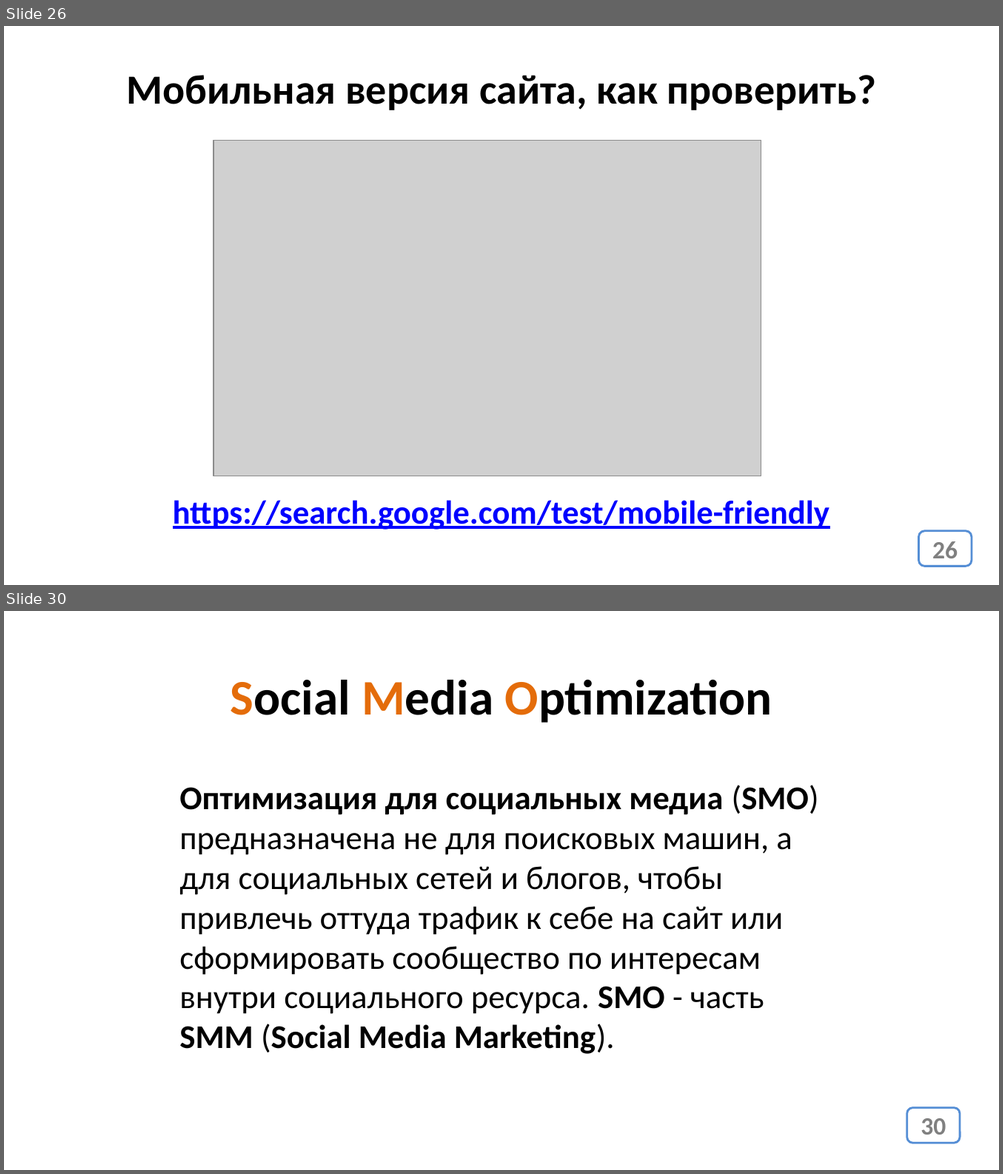
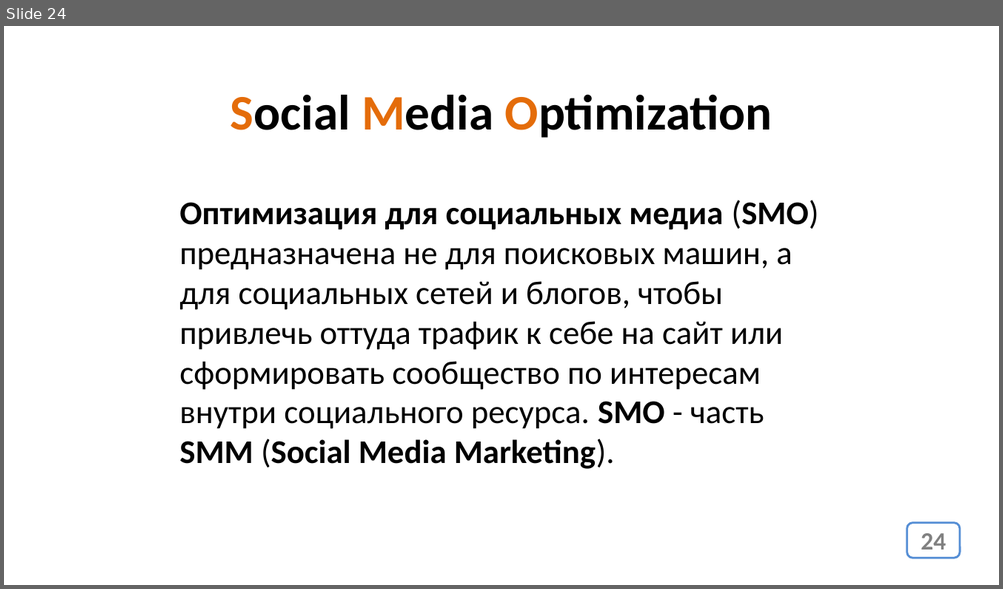
Before and after one commit to web38-ortdnipro/lesson14, a slide deck: lesson14.pptx. Shown one above the other, each under a label of ours: slides 26 and 30 before the commit, slide 24 after it; the slides between them are not shown. The pictures are 1003x1174 and 1003x589 pixels, drawn with LibreOffice and Linux fonts; fonts in the diff are those of the drawing; grey boxes stand for pictures. Boxes give left, top, right and bottom in pixels: in the first picture for what was removed or moved away, otherwise in the second. Text is boxed around its words. In the diff, an @@ line names an element or a change of style, - is before the commit and + after.

```diff
--- a/lesson14.pptx
+++ b/lesson14.pptx
@@ slide 26 removed at bbox=[4, 26, 999, 585], background #FFFFFF @@
@@ text removed at bbox=[127, 75, 876, 110] @@
-Мобильная версия сайта, как проверить?
@@ picture removed at bbox=[213, 140, 761, 477] @@
@@ text removed at bbox=[173, 500, 829, 530] @@
-https://search.google.com/test/mobile-friendly
@@ page number removed at bbox=[919, 531, 972, 566] @@
-26
@@ what was slide 30 is now slide 24 @@
@@ page number at bbox=[920, 534, 945, 550]: text changed @@
-30
+24
```
Also in this commit, not shown: 2 slides changed, 5 other slides removed, 1 other file.
